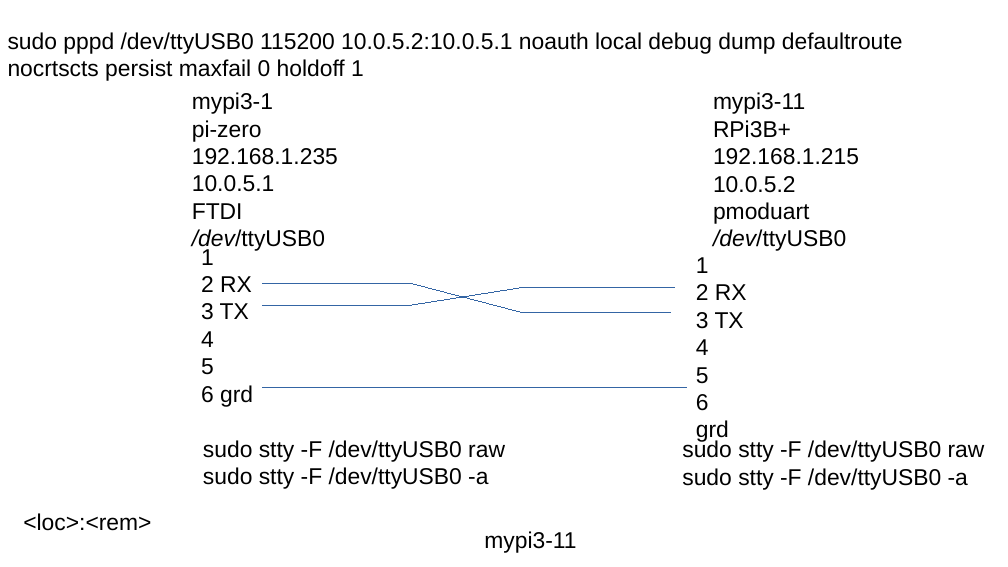
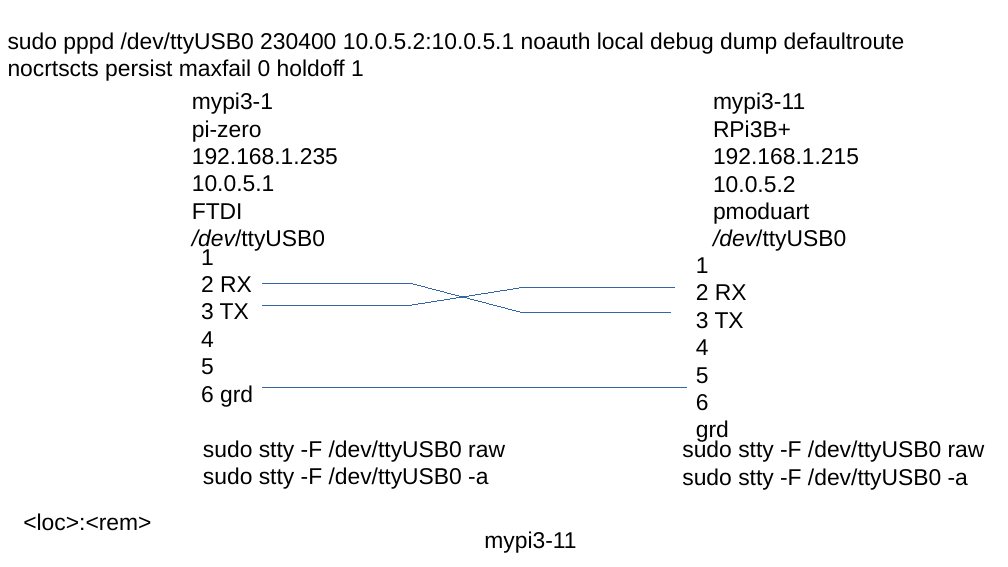
Before and after one commit to develone/Ultibo_Projects, a slide deck: slide 1 of slip-ppp/doc/ppp.odp. Drawn at 1008x567 pixels with LibreOffice and Linux fonts; fonts in the diff are those of the drawing. Boxes give left, top, right and bottom in pixels: in the first picture for what was removed or moved away, otherwise in the second. Text is boxed around its words. In the diff, an @@ line names an element or a change of style, - is before the commit and + after.

```diff
--- a/slip-ppp/doc/ppp.odp
+++ b/slip-ppp/doc/ppp.odp
@@ text at (8,32,905,81): text changed @@
-sudo pppd /dev/ttyUSB0 115200 10.0.5.2:10.0.5.1 noauth local debug dump defaultroute nocrtscts persist maxfail 0 holdoff 1
+sudo pppd /dev/ttyUSB0 230400 10.0.5.2:10.0.5.1 noauth local debug dump defaultroute nocrtscts persist maxfail 0 holdoff 1
```
Also in this commit, not shown: 1 other slide changed.
